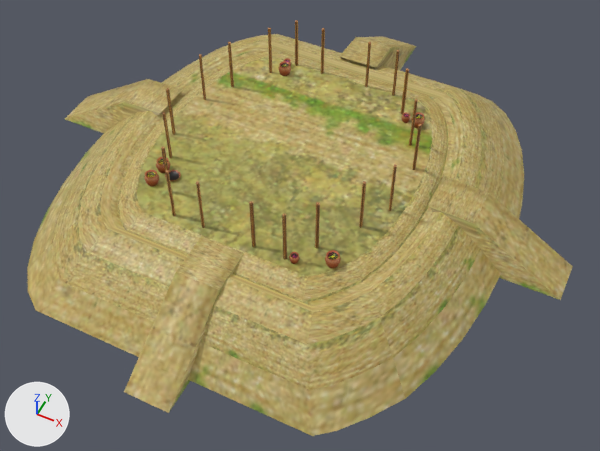
The COLLADA model art/meshes/structural/tupis_geoglifo.dae as it was, and as the next commit left it.
Camera for both pictures: a 50 mm camera at (32.2, -63.7, 66.1) aimed at (3.4, -6.1, -6.0). Arrows for +X, +Y and +Z are at lower left; the lights stay in place. Vertices at the same position are counted once.

The first picture shows 'GEOGLIFO'.
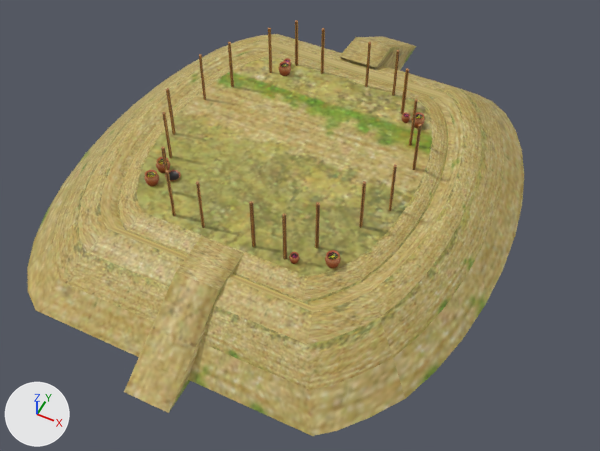
Commit message: geoglifos amazonicos

Pixel boxes (x1, y1, x2, y2) of what changed, in the pictures (600 x 451 px):
```json
{"object": "GEOGLIFO", "change": "reshaped", "before": [27, 20, 573, 436], "after": [27, 20, 524, 436], "on screen": "9% narrower"}
{"part": 1, "of": "me_cilindro_009", "change": "deleted", "before": [65, 79, 183, 133], "on screen": "yellow"}
{"part": 2, "of": "me_cilindro_009", "change": "deleted", "before": [428, 176, 573, 300], "on screen": "yellow"}
```

The change, as JSON lines over the scene's bpy script:
```json
{"block": "me_cilindro_009", "where": "me_cilindro_009.from_pydata(...)  # 1990 vertices, 3604 faces; spans x -33.2..33.2, y -33.2..33.2, z -6.7..7.1"}
{"block": "me_cilindro_009", "where": "# used by ob_geoglifo; location = (0.0, 0.0, 0.0)"}
{"block": "me_cilindro_009", "change": "me_cilindro_009 part 1: the loose piece of 8 vertices spanning x -33.2..-17.0, y -2.6..2.6, z -6.7..0.6 is deleted"}
{"block": "me_cilindro_009", "change": "me_cilindro_009 part 2: the loose piece of 8 vertices spanning x 17.0..33.2, y -2.6..2.6, z -6.7..0.6 is deleted"}
{"op": "remove", "block": "me_cilindro_009", "code": "me_cilindro_009.materials.append(mat_material_002)  # picture img_tupi_struct_png"}
```
